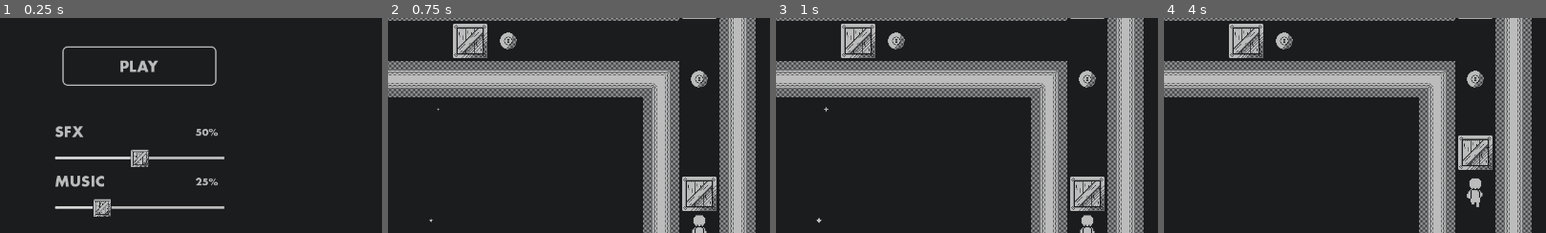
Above: before the commit, frames 1-4 (left to right).
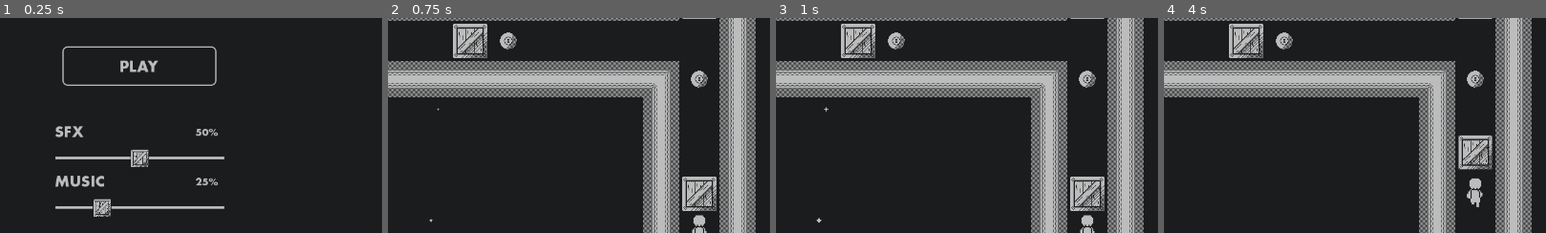
Above: after the commit, the same moments.

Repository: ParryTotato/1BitJam2025
Game: Godot game, scene res://Scenes/Main/main.tscn
The game is run twice, just before and just after one commit, with the same random seed, the same clock (stepped at 60 frames per second) and the same inputs.
Inputs (mouse positions are % of the whole screen's width and height, from its top left):
- Up to frame 1 (0.25 s): no input
- Up to frame 2 (0.75 s): click (50, 37) at 0.5 s
- Up to frame 3 (1 s): no input
- Up to frame 4 (4 s): tap Enter at 1.25 s; hold D (right) 1.28-2.03 s; tap 1 (magnet) at 1.35, 2.85 s; hold S (down) 2.03-2.78 s; tap 2 (translocate) at 2.1, 3.6 s; hold D (right) 2.78-3.53 s; hold Up (ui_up) from 3.53 s (still down)
The pictures show only the part of the screen within x 32-82%, y 26-76%; the shares and areas given below are measured in that part.

The runs differ from the first frame. In frame 1, 0.3% of the frame differs, in the area x 14-34%, y 64-89%; in frame 2, nothing differs; in frame 3, nothing differs; in frame 4, 0.4%, in the area x 77-86%, y 54-71%.

Commit message:
Adjusted box animations and line teather

Diff:
--- a/Scenes/Box/Scripts/box.gd
+++ b/Scenes/Box/Scripts/box.gd
@@ -5,12 +5,22 @@
 
 var grid_size = 64
 var being_pushed = false
+@onready var push_particles: CPUParticles2D = $PushParticles
+@onready var sprite_2d: Sprite2D = $Sprite2D
+
 
 func push(direction: Vector2, pusher: Node, kick_boots_active: bool) -> bool:
 	if being_pushed:
 		return false
 
+	#Scales the box as it gets pushed (polish)
+	sprite_2d.scale = Vector2(0.95,0.95)
+	var tween = create_tween()
+	tween.tween_property(sprite_2d, "scale", Vector2(1.0,1.0), 0.1).set_ease(Tween.EASE_OUT).set_trans(Tween.TRANS_BACK)
+
 	being_pushed = true
+	push_particles.direction = -direction
+	push_particles.restart()
 	var push_distance = direction.normalized() * grid_size
 	var target_pos = position + push_distance * (3 if kick_boots_active else 1)
 	var space_state = get_world_2d().direct_space_state
--- a/Scenes/Box/box.tscn
+++ b/Scenes/Box/box.tscn
@@ -1,8 +1,12 @@
-[gd_scene load_steps=5 format=3 uid="uid://cjucuym23y50g"]
+[gd_scene load_steps=6 format=3 uid="uid://cjucuym23y50g"]
 
 [ext_resource type="Script" uid="uid://dcv7r3c6ooga3" path="res://Scenes/Box/Scripts/box.gd" id="1_8rww4"]
 [ext_resource type="Texture2D" uid="uid://cg4bfn5s2k0vt" path="res://Scenes/Box/Assets/Art/spr_box.png" id="2_cmmx2"]
 [ext_resource type="AudioStream" uid="uid://dvur488x7mbj5" path="res://Scenes/Box/Assets/Audio/BoxPush.wav" id="3_cmmx2"]
+
+[sub_resource type="Curve" id="Curve_cmmx2"]
+_data = [Vector2(0, 1), 0.0, 0.0, 0, 0, Vector2(1, 0), 0.0, 0.0, 0, 0]
+point_count = 2
 
 [sub_resource type="RectangleShape2D" id="RectangleShape2D_h1bgf"]
 size = Vector2(58, 58)
@@ -10,6 +14,19 @@
 [node name="Box" type="CharacterBody2D" groups=["box"]]
 script = ExtResource("1_8rww4")
 metadata/_edit_group_ = true
+
+[node name="PushParticles" type="CPUParticles2D" parent="."]
+emitting = false
+one_shot = true
+explosiveness = 1.0
+spread = 35.0
+gravity = Vector2(0, 0)
+initial_velocity_min = 100.0
+initial_velocity_max = 250.0
+scale_amount_min = 2.0
+scale_amount_max = 6.0
+scale_amount_curve = SubResource("Curve_cmmx2")
+color = Color(0.737255, 0.737255, 0.737255, 1)
 
 [node name="Sprite2D" type="Sprite2D" parent="."]
 texture = ExtResource("2_cmmx2")
--- a/Scenes/MainMenu/main_menu.tscn
+++ b/Scenes/MainMenu/main_menu.tscn
@@ -36,6 +36,16 @@
 grow_end = -1.0
 thickness = 4
 
+[sub_resource type="StyleBoxEmpty" id="StyleBoxEmpty_rlg4b"]
+
+[sub_resource type="StyleBoxEmpty" id="StyleBoxEmpty_w5buf"]
+
+[sub_resource type="Theme" id="Theme_agesy"]
+
+[sub_resource type="StyleBoxEmpty" id="StyleBoxEmpty_agesy"]
+
+[sub_resource type="StyleBoxEmpty" id="StyleBoxEmpty_mdp32"]
+
 [sub_resource type="LabelSettings" id="LabelSettings_rlg4b"]
 font_size = 18
 font_color = Color(0.737255, 0.737255, 0.737255, 1)
@@ -130,6 +140,8 @@
 theme_override_icons/grabber = ExtResource("6_0l8wx")
 theme_override_icons/grabber_highlight = ExtResource("6_0l8wx")
 theme_override_styles/slider = SubResource("StyleBoxLine_adu2g")
+theme_override_styles/grabber_area = SubResource("StyleBoxEmpty_rlg4b")
+theme_override_styles/grabber_area_highlight = SubResource("StyleBoxEmpty_w5buf")
 value = 50.0
 
 [node name="HBoxContainer2" type="HBoxContainer" parent="VBoxContainer"]
@@ -152,9 +164,12 @@
 
 [node name="MusicVolumeSlider" type="HSlider" parent="VBoxContainer"]
 layout_mode = 2
+theme = SubResource("Theme_agesy")
 theme_override_icons/grabber = ExtResource("6_0l8wx")
 theme_override_icons/grabber_highlight = ExtResource("6_0l8wx")
 theme_override_styles/slider = SubResource("StyleBoxLine_adu2g")
+theme_override_styles/grabber_area = SubResource("StyleBoxEmpty_agesy")
+theme_override_styles/grabber_area_highlight = SubResource("StyleBoxEmpty_mdp32")
 value = 25.0
 
 [node name="Label" type="Label" parent="."]
--- a/Scenes/Player/player.tscn
+++ b/Scenes/Player/player.tscn
@@ -1,7 +1,8 @@
-[gd_scene load_steps=45 format=3 uid="uid://b80me8jbqhh2t"]
+[gd_scene load_steps=47 format=3 uid="uid://b80me8jbqhh2t"]
 
 [ext_resource type="Script" uid="uid://dnwmx7teo0u2t" path="res://Scenes/Player/Scripts/player.gd" id="1_06tpx"]
 [ext_resource type="Texture2D" uid="uid://dyyc2dfakhggy" path="res://Scenes/Player/Assets/Art/spr_character.png" id="2_htcer"]
+[ext_resource type="Shader" uid="uid://w60wp1hhxnix" path="res://Assets/WobblyLine/wobbly_waves.tres" id="3_xpcdj"]
 
 [sub_resource type="AtlasTexture" id="AtlasTexture_a3d8c"]
 atlas = ExtResource("2_htcer")
@@ -313,6 +314,19 @@
 
 [sub_resource type="RectangleShape2D" id="RectangleShape2D_e08e2"]
 size = Vector2(14, 26)
+
+[sub_resource type="ShaderMaterial" id="ShaderMaterial_xpcdj"]
+shader = ExtResource("3_xpcdj")
+shader_parameter/OutlineColor = Color(0.101961, 0.109804, 0.117647, 1)
+shader_parameter/WobbleIntensity = 1.5
+shader_parameter/WobbleSpeed = 5.0
+shader_parameter/WobbleFrequency = 1.0
+shader_parameter/Frequency = 20.0
+shader_parameter/Speed = 0.0
+shader_parameter/Thickness = 1.0
+shader_parameter/Feather = 0.05
+shader_parameter/OutlineThickness = 1.0
+shader_parameter/OutlineFeather = 0.05
 
 [node name="Player" type="CharacterBody2D" groups=["player"]]
 scale = Vector2(2, 2)
@@ -329,7 +343,9 @@
 shape = SubResource("RectangleShape2D_e08e2")
 
 [node name="Line2D" type="Line2D" parent="."]
+material = SubResource("ShaderMaterial_xpcdj")
 points = PackedVector2Array(192, 64, 512, 64)
+width = 30.0
 default_color = Color(0.737255, 0.737255, 0.737255, 1)
 texture_mode = 1
 sharp_limit = 0.0
--- a/project.godot
+++ b/project.godot
@@ -94,6 +94,7 @@
 [rendering]
 
 textures/canvas_textures/default_texture_filter=0
+textures/canvas_textures/default_texture_repeat=1
 renderer/rendering_method="gl_compatibility"
 renderer/rendering_method.mobile="gl_compatibility"
 environment/defaults/default_clear_color=Color(0.101961, 0.109804, 0.117647, 1)
Not shown: 1 places in Scenes/MainMenu/main_menu.tscn that only renumber resources
